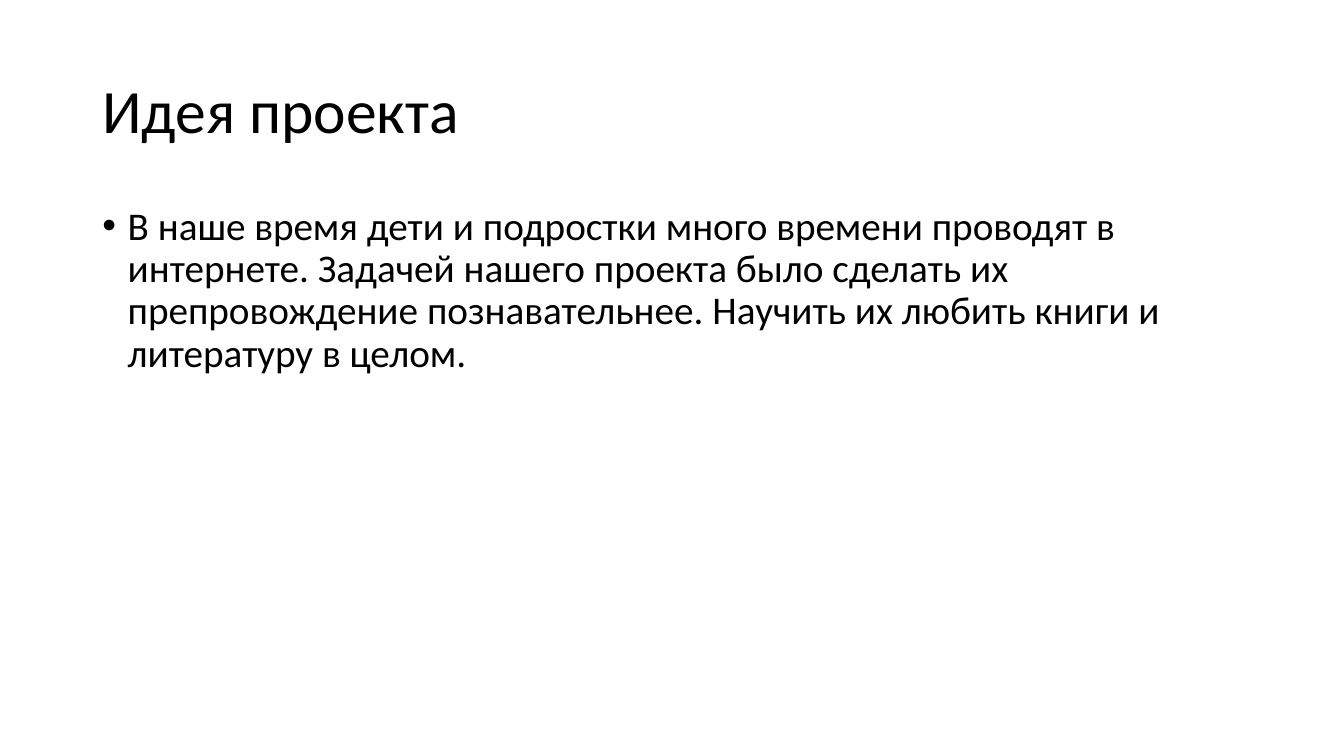
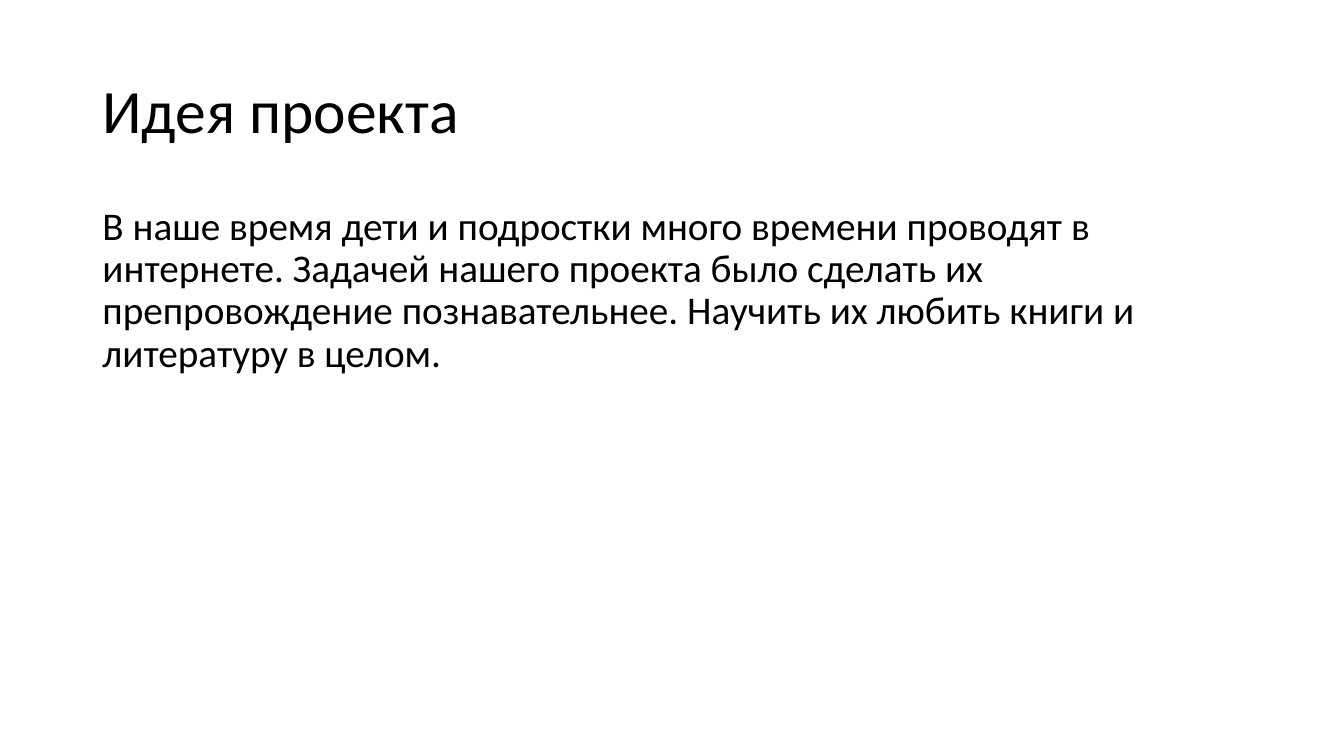
Before and after one commit to fasepaIm/WEB_LIBRARY_IE, a slide deck: slide 2 of web library.pptx. Drawn at 1344x756 pixels with LibreOffice and Linux fonts; fonts in the diff are those of the drawing. Boxes give left, top, right and bottom in pixels: in the first picture for what was removed or moved away, otherwise in the second. Text is boxed around its words. In the diff, an @@ line names an element or a change of style, - is before the commit and + after.

```diff
--- a/web library.pptx
+++ b/web library.pptx
@@ text "В наше время дети и ..." at bbox=[102, 215, 1134, 374]: bullet • to none @@
```
Also in this commit, not shown: 7 other slides changed, 1 slide added, 1 slide removed, 2 other files.
